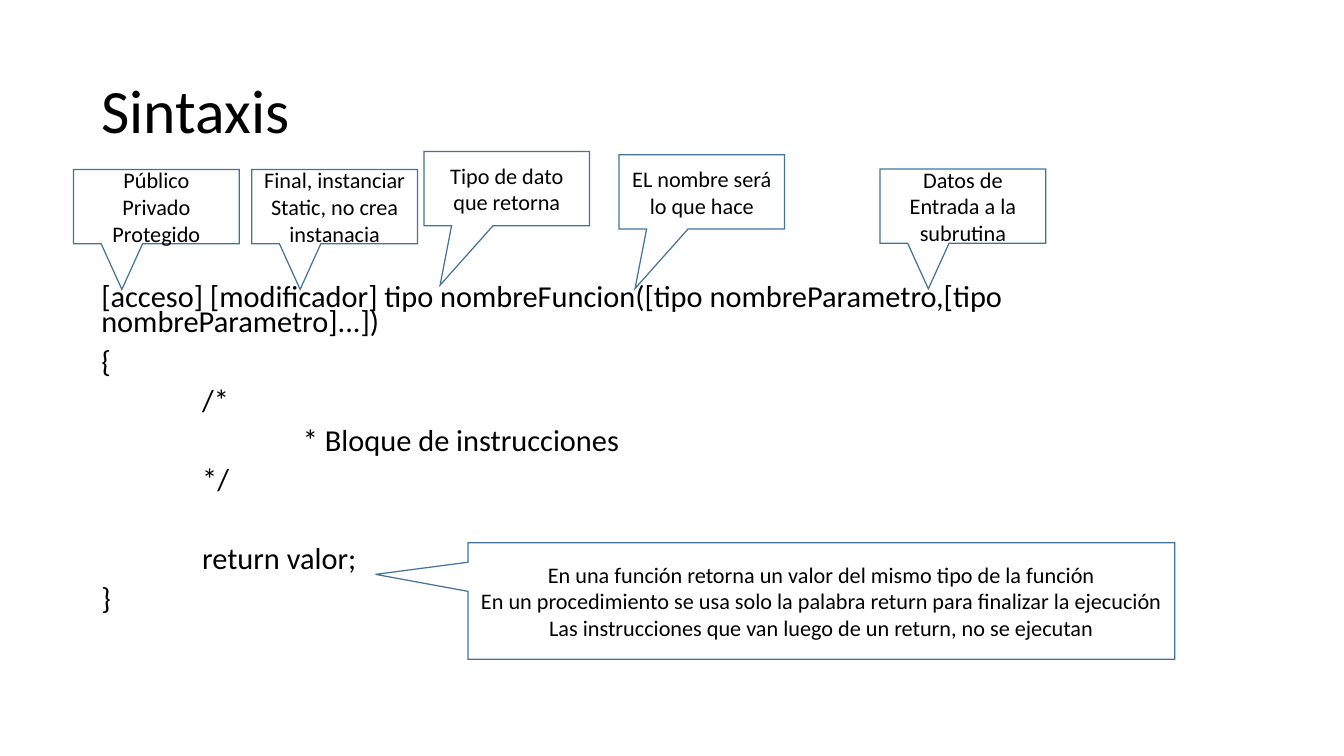
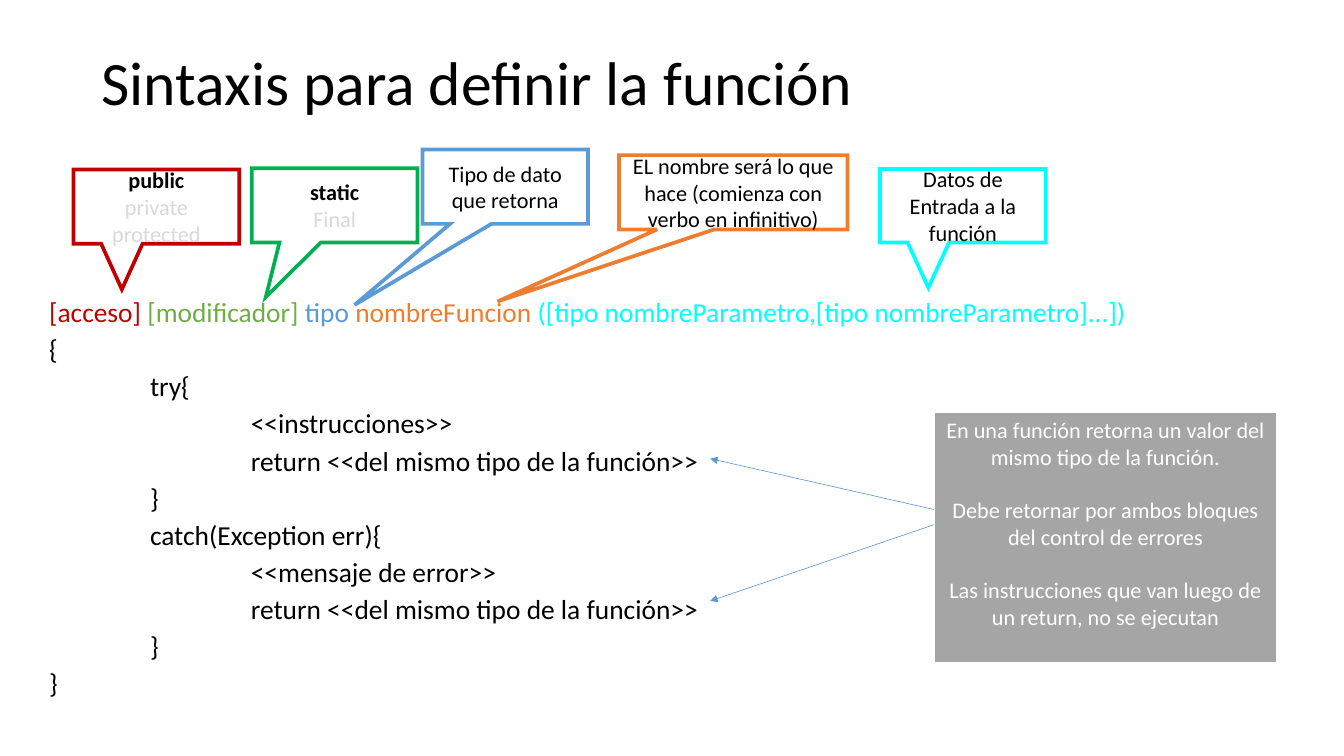
Before and after one commit to CesarLopez-Profe/Logica-de-programacion, a slide deck: slide 10 of Slides/2_Funciones.pptx. Drawn at 1344x756 pixels with LibreOffice and Linux fonts; fonts in the diff are those of the drawing; background and template pictures are left out. Boxes give left, top, right and bottom in pixels: in the first picture for what was removed or moved away, otherwise in the second. Text is boxed around its words. In the diff, an @@ line names an element or a change of style, - is before the commit and + after.

Commit message:
Nueva versión presentación Funciones

```diff
--- a/Slides/2_Funciones.pptx
+++ b/Slides/2_Funciones.pptx
@@ title at [101, 62, 851, 115]: text changed @@
-Sintaxis
+Sintaxis para definir la función
@@ speech box "Tipo de dato que retorna" at [423, 149, 588, 224]: outline #43739E 1 pt to #5B9BD5 3 pt; proportions changed @@
@@ speech box "public" at [74, 170, 239, 245]: outline #43739E 1 pt to #C00000 3 pt @@
@@ text in speech box at [112, 170, 200, 248]: text changed; text colour #000000 to #D9D9D9 @@
-Público
-Privado
-Protegido
+public
+private
+protected
@@ speech box "static" at [252, 168, 417, 243]: outline #43739E 1 pt to #00B050 3 pt; proportions changed @@
@@ speech box "EL nombre será lo que ...": place and size @@
-speech box "EL nombre será lo que ..." at [619, 155, 785, 229]
+speech box "EL nombre será lo que ..." at [619, 155, 848, 229]
@@ speech box "EL nombre será lo que ..." at [619, 155, 848, 229]: outline #43739E 1 pt to #ED7D31 3 pt; proportions changed @@
@@ text in speech box at [633, 155, 833, 234]: text changed @@
-EL nombre será lo que hace
+EL nombre será lo que hace (comienza con verbo en infinitivo)
@@ speech box "Datos de Entrada a la ..." at [881, 169, 1046, 243]: outline #43739E 1 pt to #00FFFF 3 pt @@
@@ text in speech box at [910, 169, 1016, 247]: text changed @@
-Datos de Entrada a la subrutina
+Datos de Entrada a la función
@@ text in speech box at [310, 184, 359, 233]: text changed; bold on @@
-Final, instanciar
-Static, no crea instanacia
+static
+Final
@@ text "[acceso] [modificador] tipo nombreFuncion ([tipo ...": place and size @@
-text "[acceso] [modificador] tipo nombreFuncion ([tipo ..." at [101, 281, 1002, 573]
+text "[acceso] [modificador] tipo nombreFuncion ([tipo ..." at [49, 300, 1126, 624]
@@ text "[acceso] [modificador] tipo nombreFuncion ([tipo ..." at [49, 300, 1126, 624]: size 24.6 to 22.2 pt in "{", "}" @@
@@ text at [49, 300, 1126, 327]: text changed; size 24.6 to 22.2 pt; text colour #000000 to #00FFFF @@
-[acceso] [modificador] tipo nombreFuncion([tipo nombreParametro,[tipo nombreParametro]...])
+[acceso] [modificador] tipo nombreFuncion ([tipo nombreParametro,[tipo nombreParametro]...])
@@ text at [150, 376, 698, 476]: text changed; size 24.6 to 22.2 pt @@
-/*
-* Bloque de instrucciones
-*/
-return valor;
+try{
+<<instrucciones>>
+return <<del mismo tipo de la función>>
@@ rectangle added at [934, 412, 1277, 664], fill #A5A5A5, outline #FFFFFF 1.5 pt, 18 pt, text #FFFFFF @@
+En una función retorna un valor del mismo tipo de la función.
+Debe retornar por ambos bloques del control de errores
+Las instrucciones que van luego de un return, no se ejecutan
@@ arrow added from (934, 510) to (711, 459), #5B9BD5 0.5 pt @@
@@ text at [150, 525, 698, 624]: paragraphs added @@
+catch(Exception err){
+<<mensaje de error>>
+return <<del mismo tipo de la función>>
+}
+}
@@ arrow added from (934, 525) to (711, 601), #5B9BD5 0.5 pt @@
@@ speech box removed at [468, 543, 1175, 659] @@
-En una función retorna un valor del mismo tipo de la función
-En un procedimiento se usa solo la palabra return para finalizar la ejecución
-Las instrucciones que van luego de un return, no se ejecutan
```
Also in this commit, not shown: 1 other slide changed, 2 slides added, 1 other file.
